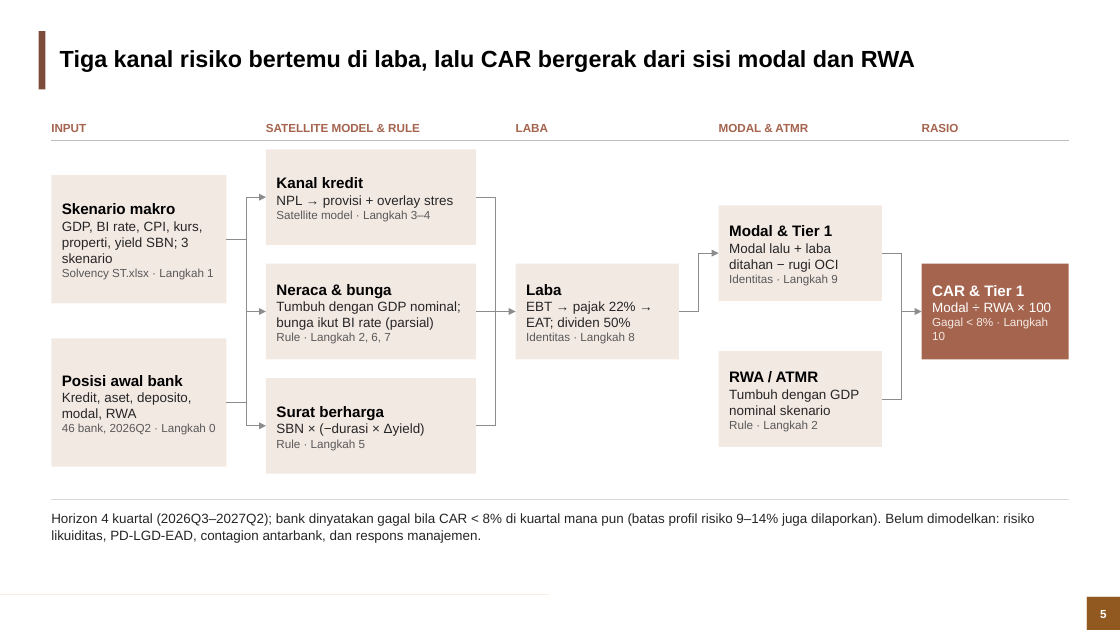
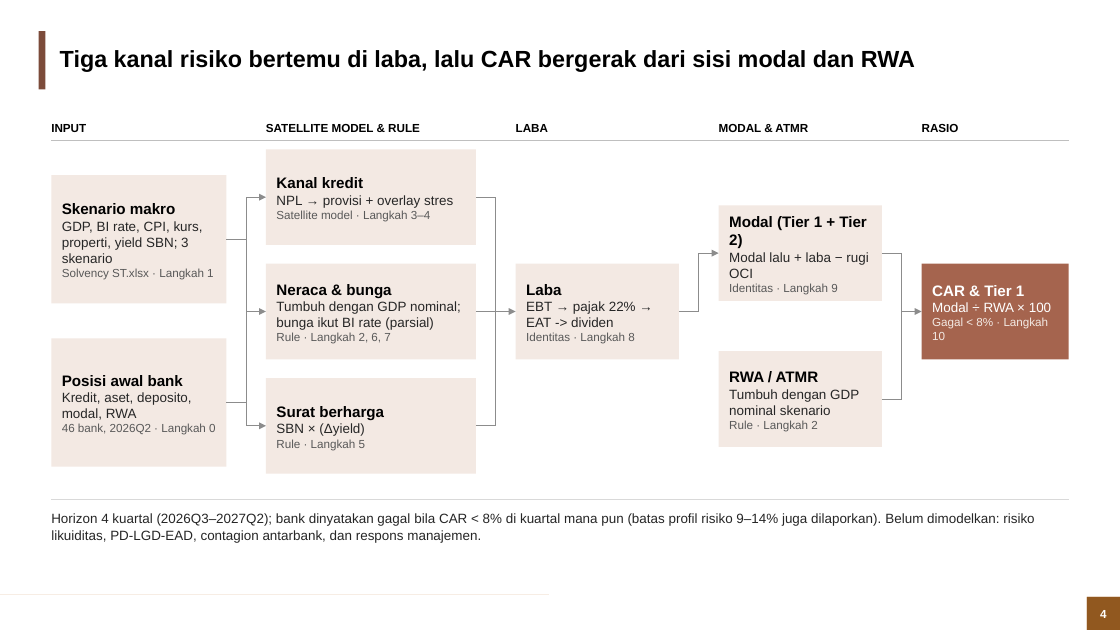
Before and after one commit to muhamadhaikal128/banking-stress-test, a slide deck: slide 4 of Banking Stress Test (Solvency).pptx (slide 5 before the commit). Drawn at 1120x630 pixels with LibreOffice and Linux fonts; fonts in the diff are those of the drawing; background and template pictures are left out. Boxes give left, top, right and bottom in pixels: in the first picture for what was removed or moved away, otherwise in the second. Text is boxed around its words. In the diff, an @@ line names an element or a change of style, - is before the commit and + after.

```diff
--- a/Banking Stress Test (Solvency).pptx
+++ b/Banking Stress Test (Solvency).pptx
@@ text colour #A5644E to #000000 in 5 elements at (51,124,86,132), (266,124,420,132), (516,124,548,132), (719,124,808,132), (922,124,959,132) @@
@@ text in rectangle at (729,216,868,278): text changed @@
-Modal & Tier 1
-Modal lalu + laba ditahan − rugi OCI
+Modal (Tier 1 + Tier 2)
+Modal lalu + laba − rugi OCI
@@ text in rectangle at (526,301,636,327): text changed @@
-EBT → pajak 22% → EAT; dividen 50%
+EBT → pajak 22% → EAT -> dividen
@@ text in rectangle at (276,423,365,436): text changed @@
-SBN × (−durasi × Δyield)
+SBN × (Δyield)
@@ page number at (1100,610,1106,618): text changed @@
-5
+4
```
Also in this commit, not shown: 35 other slides changed, 1 slide removed, 1 other file.
